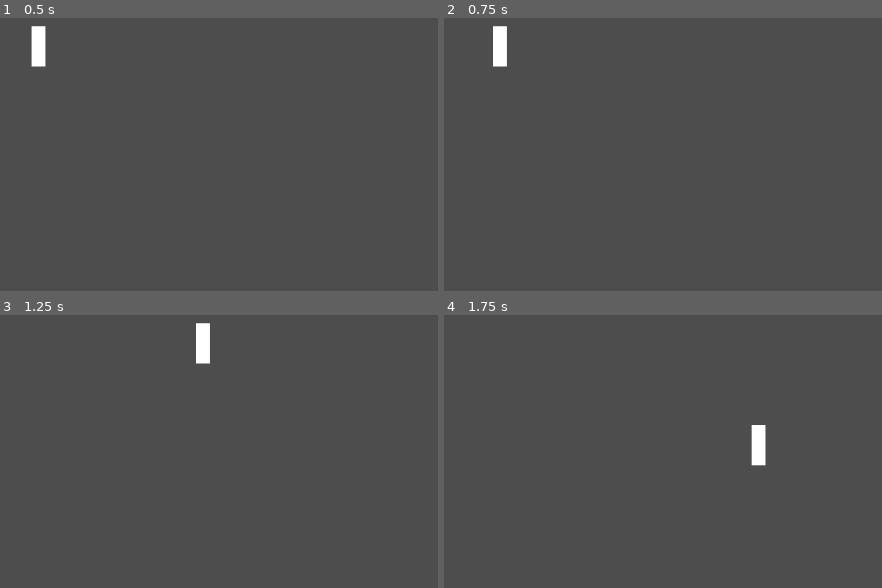
Above: before the commit, frames 1-4 (two rows, left to right).
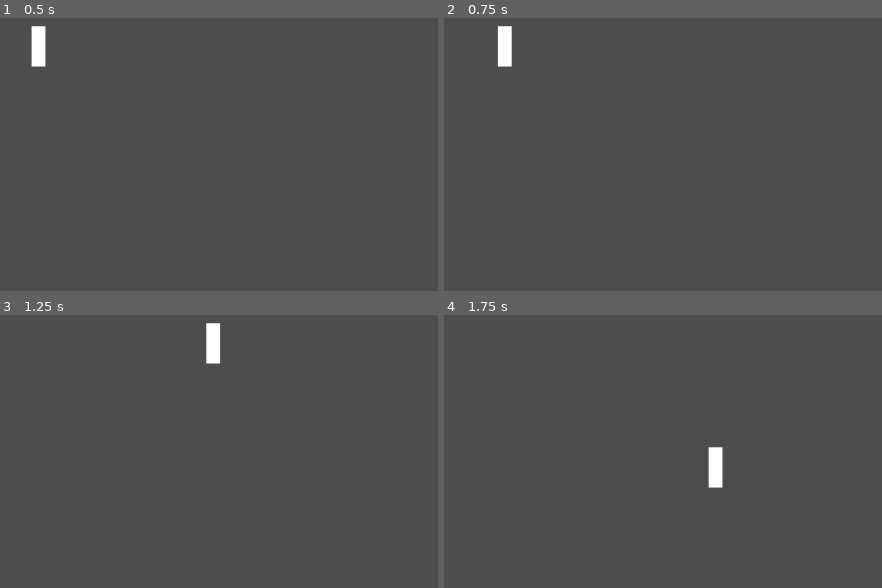
Above: after the commit, the same moments.

Repository: CamaraoLendario/Chaotic-Plants
Game: Godot game, scene res://main_world.tscn
Two runs of this game, one before a commit and one after it. Both use one fixed random seed, a clock stepped at 60 frames per second and the inputs below. Before the commit the project starts from res://MainWorld.tscn.
Inputs:
- Up to frame 1 (0.5 s): no input
- Up to frame 2 (0.75 s): tap Enter at 0.5 s; hold D (Right) from 0.53 s (still down)
- Up to frame 3 (1.25 s): keep holding D (Right)
- Up to frame 4 (1.75 s): release D (Right) at 1.28 s; hold S (Down) from 1.28 s (still down)

Frame 1 is identical in both runs. In frame 2, 0.3% of the frame differs, in the area x 11-16%, y 2-18%; in frame 3, 0.7%; in frame 4, 1.0%, in the area x 60-74%, y 40-64%.

Commit message:
initial character controller finished

Diff:
--- a/MainWorld.tscn
+++ /dev/null
@@ -1,9 +0,0 @@
-[gd_scene format=3 uid="uid://chrx13ummoytr"]
-
-[ext_resource type="PackedScene" uid="uid://dopujk04ltt6d" path="res://character/character.tscn" id="1_fqhjb"]
-
-[node name="Node2D" type="Node2D" unique_id=1937000729]
-
-[node name="Camera2D" type="Camera2D" parent="." unique_id=1987632420]
-
-[node name="Node2D" parent="." unique_id=1793507303 instance=ExtResource("1_fqhjb")]
--- a/character/character.gd
+++ b/character/character.gd
@@ -1,7 +1,7 @@
 extends CharacterBody2D
 
-@export var acceleration : float = 2000.0
-var drag : float = 1000.0
+@export var acceleration : float = 4000.0
+var drag : float = 3000.0
 var wishDir : Vector2 = Vector2.ZERO
 var maxSpeed : float = 500.0
 
--- /dev/null
+++ b/main_world.tscn
@@ -0,0 +1,9 @@
+[gd_scene format=3 uid="uid://chrx13ummoytr"]
+
+[ext_resource type="PackedScene" uid="uid://dopujk04ltt6d" path="res://character/character.tscn" id="1_itk02"]
+
+[node name="Node2D" type="Node2D" unique_id=1937000729]
+
+[node name="Camera2D" type="Camera2D" parent="." unique_id=1987632420]
+
+[node name="Node2D" parent="." unique_id=1793507303 instance=ExtResource("1_itk02")]
